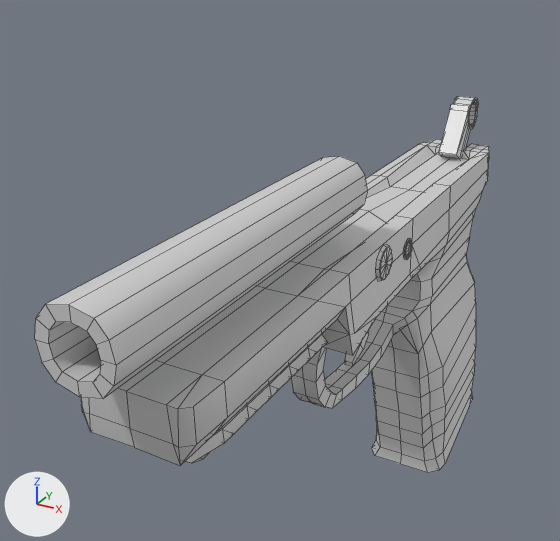
The FBX model Assets/6v6Shooter/Meshes/Weapons/Secondary Weapons/PS/[Pistol] TAC 45/[Pistol] Tac - 45.fbx, before and after one commit.
Rendered twice from a 50 mm lens placed at (0.098, -0.238, 0.129), pointed at (-0.029, -0.006, 0.013). Arrows for +X, +Y and +Z are at lower left; the lights stay in place. Mesh edges are drawn as thin lines. Where no turn or scale is listed for an object, it has been applied to the vertices. Vertices at the same position are counted once.

In view in the first picture: 'Base - TAC 45'.
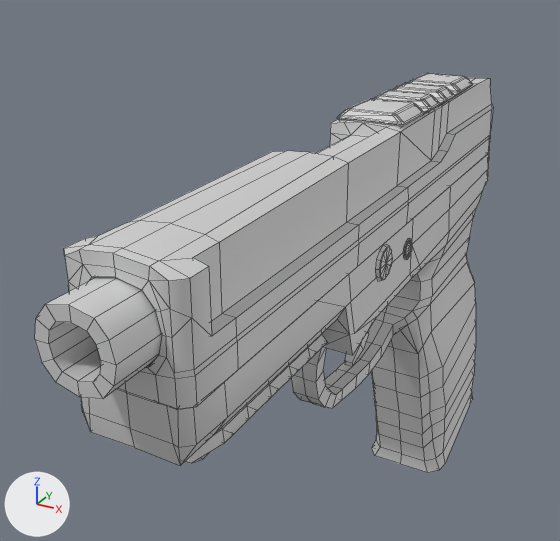
The newer file is also turned or shifted as a whole; pictures and numbers use the older file's frame.

Boxes (x1, y1, x2, y2) around the edits, measured in the pictures (560 x 541 px):
'Base - TAC 45', reshaped (6% taller): before (35, 96, 489, 473); after (35, 73, 493, 473)
part 1 of me_base___tac_45, added: after (337, 73, 473, 128)
part 2 of me_base___tac_45, added: after (64, 78, 493, 410)

What the commit changed:
me_base___tac_45 is used by ob_base___tac_45; location (0.0, 0.0, 0.0).
me_base___tac_45 had 844 vertices, 847 faces and spanned x -0.018..0.018, y -0.142..0.129, z -0.114..0.064.
me_base___tac_45 now has 1333 vertices, 1385 faces and spans x -0.018..0.018, y -0.142..0.129, z -0.114..0.074.
me_base___tac_45 part 1: a new loose piece of 262 vertices spanning x -0.012..0.012, y 0.001..0.084, z 0.068..0.074, in mat_m_scar (its picture is missing).
me_base___tac_45 part 2: a new loose piece of 227 vertices spanning x -0.016..0.016, y -0.129..0.118, z 0.037..0.071, in mat_m_scar (its picture is missing).
